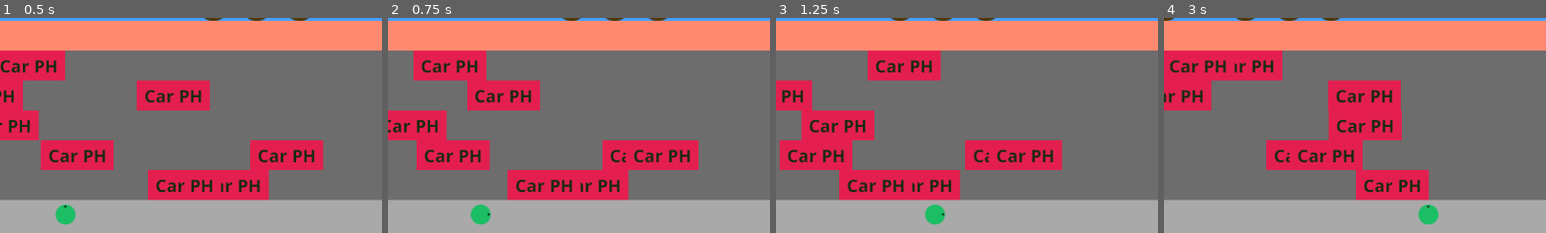
Above: before the commit, frames 1-4 (left to right).
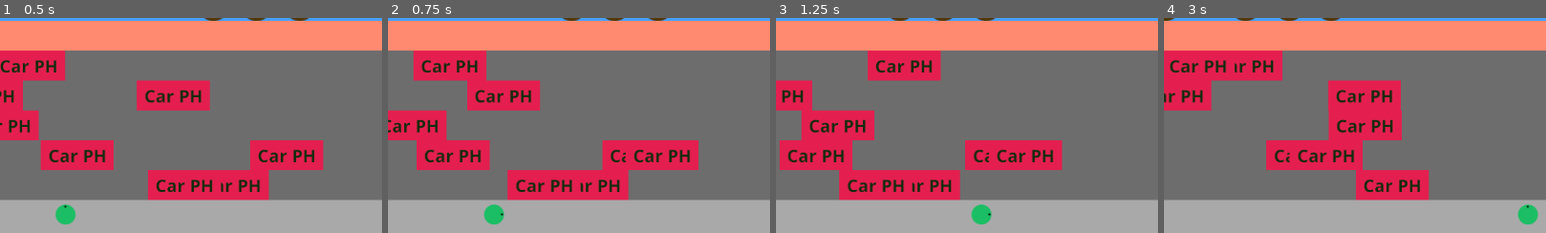
Above: after the commit, the same moments.

Repository: smarthall/20games
Game: Godot game, scene res://road_river_level.tscn
Same seed, same stepped clock (60 frames per second), same inputs: the game is played once before the commit and once after it.
Inputs:
- Up to frame 1 (0.5 s): no input
- Up to frame 2 (0.75 s): hold Right (right) from 0.53 s (still down)
- Up to frame 3 (1.25 s): keep holding Right (right)
- Up to frame 4 (3 s): release Right (right) at 1.28 s; hold Down (down) 1.28-2.03 s; hold Right (right) 2.03-2.78 s; hold Up (up) from 2.78 s (still down)
The pictures show only the part of the screen within x 41-91%, y 42-92%; the shares and areas given below are measured in that part.

Frame 1 is identical in both runs. In frame 2, 0.7% of the frame differs, in the area x 21-31%, y 86-96%; in frame 3, 0.8%; in frame 4, 0.8%, in the area x 66-98%, y 86-96%.

Commit message:
Animate jumping, death for colliding with obstacles

Diff:
--- a/frogger/obstacle.gd
+++ b/frogger/obstacle.gd
@@ -7,6 +7,7 @@
 @export var config: ObstacleConfig
 
 @onready var _collision_shape: CollisionShape2D = $StaticBody2D/CollisionShape2D
+@onready var _collision_body: StaticBody2D = $StaticBody2D
 @onready var _sprite: AnimatedSprite2D = $AnimatedSprite2D
 
 @onready var _half_width: float = config.width / 2
@@ -39,17 +40,18 @@
 		rewind.emit()
 
 func update_objects() -> void:
-	if config.animation && _sprite && _sprite.sprite_frames != config.animation:
+	if config.animation and _sprite and _sprite.sprite_frames != config.animation:
 		_sprite.sprite_frames = config.animation
 
-	if _collision_shape && _collision_shape.shape.size.x != config.width - COLLISION_MARGIN:
+	if _collision_shape and _collision_shape.shape.size.x != config.width - COLLISION_MARGIN:
 		_collision_shape.shape.size.x = config.width - COLLISION_MARGIN
 
-	if _collision_shape && _collision_shape.position.x != config.collision_x_offset:
+	if _collision_shape and _collision_shape.position.x != config.collision_x_offset:
 		_collision_shape.position.x = config.collision_x_offset
-		if config.landable:
-			_collision_shape.add_to_group("platforms")
-			_collision_shape.remove_from_group("killers")
-		else:
-			_collision_shape.remove_from_group("platforms")
-			_collision_shape.add_to_group("killers")
+
+	if _collision_body and config.landable:
+		_collision_body.add_to_group("platforms")
+		_collision_body.remove_from_group("killers")
+	elif _collision_body and not config.landable:
+		_collision_body.remove_from_group("platforms")
+		_collision_body.add_to_group("killers")
--- a/frogger/obstacle.tscn
+++ b/frogger/obstacle.tscn
@@ -24,7 +24,7 @@
 
 [node name="AnimatedSprite2D" type="AnimatedSprite2D" parent="."]
 sprite_frames = SubResource("SpriteFrames_vcivv")
-frame_progress = 0.415498
+frame_progress = 0.0037095
 
 [node name="StaticBody2D" type="StaticBody2D" parent="."]
 
--- a/frogger/obstacle_configs/log_row_1.tres
+++ b/frogger/obstacle_configs/log_row_1.tres
@@ -20,4 +20,5 @@
 speed = 260.0
 width = 220.0
 collision_x_offset = 0.0
+landable = true
 metadata/_custom_type_script = "uid://ciprwv1x1g5r3"
--- a/frogger/obstacle_configs/log_row_2.tres
+++ b/frogger/obstacle_configs/log_row_2.tres
@@ -20,4 +20,5 @@
 speed = -122.0
 width = 50.0
 collision_x_offset = 5.0
+landable = true
 metadata/_custom_type_script = "uid://ciprwv1x1g5r3"
--- a/frogger/obstacle_configs/log_row_3.tres
+++ b/frogger/obstacle_configs/log_row_3.tres
@@ -20,4 +20,5 @@
 speed = 45.0
 width = 510.0
 collision_x_offset = 0.0
+landable = true
 metadata/_custom_type_script = "uid://ciprwv1x1g5r3"
--- a/frogger/obstacle_configs/log_row_4.tres
+++ b/frogger/obstacle_configs/log_row_4.tres
@@ -20,4 +20,5 @@
 speed = 200.0
 width = 220.0
 collision_x_offset = 0.0
+landable = true
 metadata/_custom_type_script = "uid://ciprwv1x1g5r3"
--- a/frogger/obstacle_configs/log_row_5.tres
+++ b/frogger/obstacle_configs/log_row_5.tres
@@ -20,4 +20,5 @@
 speed = -180.0
 width = 50.0
 collision_x_offset = 5.0
+landable = true
 metadata/_custom_type_script = "uid://ciprwv1x1g5r3"
--- a/frogger/player.gd
+++ b/frogger/player.gd
@@ -4,9 +4,12 @@
 signal player_death
 
 @export var jump_distance: float = 0.0
-@export var move_speed: float = 200.0
+@export var jump_time: float = 0.15
+@export var move_speed: float = 300.0
 
 @onready var _ray: ShapeCast2D = $ShapeCast2D
+@onready var _default_parent: Node2D = get_parent()
+@onready var _initial_pos := global_position
 
 var _in_air := false
 
@@ -28,14 +31,45 @@
 		rotation_degrees = ROTATION_RIGHT
 
 	elif Input.is_action_just_pressed("up"):
-		position.y -= jump_distance
+		_in_air = true
+
+		var tween := create_tween()
+		tween.set_trans(Tween.TRANS_CUBIC)
+		tween.set_ease(Tween.EASE_OUT)
+		tween.tween_property(self, "position:y", position.y - jump_distance, jump_time)
+		tween.tween_callback(land)
+
 		rotation_degrees = ROTATION_UP
 
 	elif Input.is_action_just_pressed("down"):
-		position.y += jump_distance
+		_in_air = true
+
+		var tween := create_tween()
+		tween.set_trans(Tween.TRANS_CUBIC)
+		tween.set_ease(Tween.EASE_OUT)
+		tween.tween_property(self, "position:y", position.y + jump_distance, jump_time)
+		tween.tween_callback(land)
+
 		rotation_degrees = ROTATION_DOWN
 
 	_ray.force_shapecast_update()
 	if _ray.is_colliding():
 		var collider = _ray.get_collider(0)
-		print("Collision: ", collider.name)
+		if collider.is_in_group("killers"):
+			_die()
+		if collider.is_in_group("platforms"):
+			_land_on(collider)
+
+func _die():
+	if get_parent() != _default_parent:
+		_default_parent.add_child(self)
+
+	global_position = _initial_pos
+
+	player_death.emit()
+
+func _land_on(platform: Node2D) -> void:
+	pass
+
+func land() -> void:
+	_in_air = false
--- a/frogger/project.godot
+++ b/frogger/project.godot
@@ -24,6 +24,7 @@
 
 killers="Objects the kill the player"
 platforms="Objects that the player can sit on"
+goal="Targets to land on at the end of the level"
 
 [input]
 
--- a/frogger/road_river_level.gd
+++ b/frogger/road_river_level.gd
@@ -1,9 +1,6 @@
 extends Node2D
 
 @onready var _player: Player = $%Player
-@onready var _start_zone := $StartZone
-@onready var _initial_player_pos := _player.global_position
 
 func _on_player_player_death() -> void:
-	_player.reparent(_start_zone)
-	_player.global_position = _initial_player_pos
+	pass
